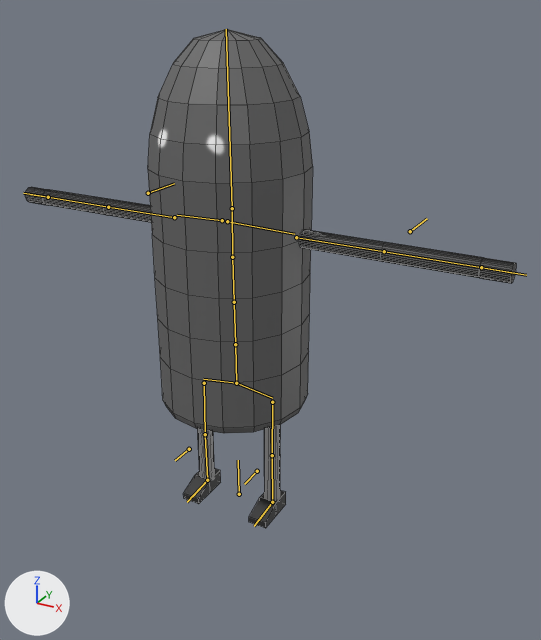
One commit to the Blender file player.blend: the scene before it, then after it.
One viewpoint serves both versions: a camera (50 mm lens) standing at (2.16, -3.47, 3.07) and looking at (0.28, -0.05, 1.36). Every picture has the same lights, and +X, +Y and +Z are marked at lower left. The bones that bend it are drawn over the model as lines. Mesh edges are drawn as thin lines on the coarser meshes.

Objects in the first picture: 'body'.
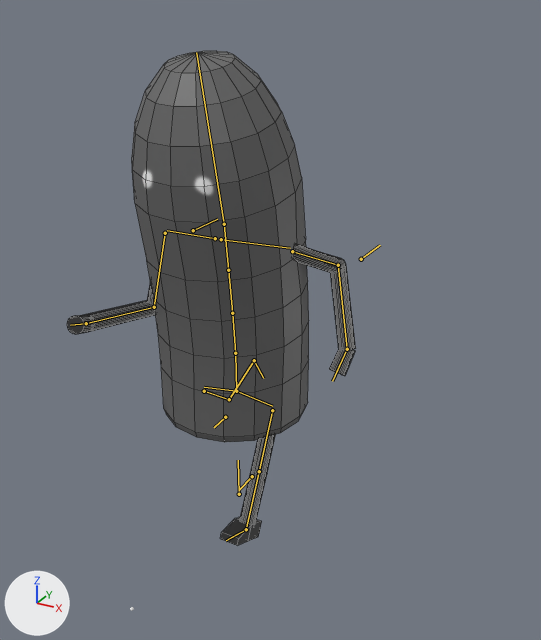
The newer file adds an action. The first version stands in its rest pose; the second is drawn at frame 0 of the action '02_run'.

Patch to the scene script:
```diff
--- a/player.blend.py
+++ b/player.blend.py
@@ bone_spine @@
 bone_spine = bpy.data.objects['armature'].pose.bones['spine']  # child of 'root'
-bone_spine.location = (0.0, 0.0, 0.0)
+bone_spine.location = (0.0, -0.058, 0.001)
@@ bone_spine_001 @@
 bone_spine_001 = bpy.data.objects['armature'].pose.bones['spine.001']  # child of 'spine'
-bone_spine_001.rotation_quaternion = (1.0, 0.0, 0.0, 0.0)  # degrees (0, 0, 0)
+bone_spine_001.rotation_quaternion = (0.998, 0.044, 0.035, -0.002)  # degrees (5, 4, 0)
@@ bone_spine_002 @@
 bone_spine_002 = bpy.data.objects['armature'].pose.bones['spine.002']  # child of 'spine.001'
-bone_spine_002.rotation_quaternion = (1.0, 0.0, 0.0, 0.0)  # degrees (0, 0, 0)
+bone_spine_002.rotation_quaternion = (1.0, 0.017, 0.0, 0.0)  # degrees (2, 0, 0)
@@ bone_spine_003 @@
 bone_spine_003 = bpy.data.objects['armature'].pose.bones['spine.003']  # child of 'spine.002'
-bone_spine_003.rotation_quaternion = (1.0, 0.0, 0.0, 0.0)  # degrees (0, 0, 0)
+bone_spine_003.rotation_quaternion = (1.0, 0.017, 0.0, 0.0)  # degrees (2, 0, 0)
@@ bone_spine_004 @@
 bone_spine_004 = bpy.data.objects['armature'].pose.bones['spine.004']  # child of 'spine.003'
-bone_spine_004.rotation_quaternion = (1.0, 0.0, 0.0, 0.0)  # degrees (0, 0, 0)
+bone_spine_004.rotation_quaternion = (0.999, 0.034, 0.0, 0.0)  # degrees (4, 0, 0)
@@ bone_forearm_l @@
 bone_forearm_l = bpy.data.objects['armature'].pose.bones['forearm.L']  # child of 'upper_arm.L'
-bone_forearm_l.rotation_quaternion = (1.0, 0.0, 0.0, 0.0)  # degrees (0, 0, 0)
+bone_forearm_l.rotation_quaternion = (0.768, 0.631, -0.009, 0.109)  # degrees (78, -9, 9)
@@ bone_forearm_r @@
 bone_forearm_r = bpy.data.objects['armature'].pose.bones['forearm.R']  # child of 'upper_arm.R'
-bone_forearm_r.rotation_quaternion = (1.0, 0.0, 0.0, 0.0)  # degrees (0, 0, 0)
+bone_forearm_r.rotation_quaternion = (0.689, 0.712, 0.012, -0.132)  # degrees (91, 12, -10)
@@ bone_elbowik_l @@
 bone_elbowik_l = bpy.data.objects['armature'].pose.bones['elbowIk.L']  # child of 'root'
-bone_elbowik_l.location = (0.0, 0.0, 0.0)
+bone_elbowik_l.location = (0.228, 0.0, -0.26)
@@ bone_handik_l @@
 bone_handik_l = bpy.data.objects['armature'].pose.bones['handIk.L']  # child of 'root'
-bone_handik_l.location = (0.0, 0.0, 0.0)
-bone_handik_l.rotation_quaternion = (1.0, 0.0, 0.0, 0.0)  # degrees (0, 0, 0)
+bone_handik_l.location = (0.709, -0.785, -0.292)
+bone_handik_l.rotation_quaternion = (0.613, 0.159, -0.178, -0.753)  # degrees (28, 1, -101)
@@ bone_elbowik_r @@
 bone_elbowik_r = bpy.data.objects['armature'].pose.bones['elbowIk.R']  # child of 'root'
-bone_elbowik_r.location = (0.0, 0.0, 0.0)
+bone_elbowik_r.location = (-0.234, 0.0, -0.329)
@@ bone_handik_r @@
 bone_handik_r = bpy.data.objects['armature'].pose.bones['handIk.R']  # child of 'root'
-bone_handik_r.location = (0.0, 0.0, 0.0)
-bone_handik_r.rotation_quaternion = (1.0, 0.0, 0.0, 0.0)  # degrees (0, 0, 0)
+bone_handik_r.location = (-0.529, -0.781, 0.575)
+bone_handik_r.rotation_quaternion = (0.315, 0.628, 0.497, 0.51)  # degrees (107, -19, 91)
@@ bone_footik_l @@
 bone_footik_l = bpy.data.objects['armature'].pose.bones['footIk.L']  # child of 'root'
-bone_footik_l.location = (0.0, 0.0, 0.0)
-bone_footik_l.rotation_quaternion = (1.0, 0.0, 0.0, 0.0)  # degrees (0, 0, 0)
+bone_footik_l.location = (-0.018, 0.335, -0.047)
+bone_footik_l.rotation_quaternion = (0.977, -0.204, -0.001, 0.07)  # degrees (-23, 2, 8)
@@ bone_footik_r @@
 bone_footik_r = bpy.data.objects['armature'].pose.bones['footIk.R']  # child of 'root'
-bone_footik_r.location = (0.0, 0.0, 0.0)
-bone_footik_r.rotation_quaternion = (1.0, 0.0, 0.0, 0.0)  # degrees (0, 0, 0)
+bone_footik_r.location = (0.181, -0.687, -0.537)
+bone_footik_r.rotation_quaternion = (0.504, 0.817, -0.004, 0.28)  # degrees (112, -27, 18)
```

Changed parts and their boxes (x1, y1, x2, y2) in the pictures (541 x 640 px):
'body', posed (41% narrower)
    before: (25, 29, 516, 528)
    after: (67, 51, 356, 546)
bone 'spine', root to tip
    before: (236, 383) to (235, 344)
    after: (236, 391) to (235, 353)
bone 'spine.001', root to tip
    before: (235, 344) to (234, 302)
    after: (235, 353) to (232, 313)
bone 'spine.002', root to tip
    before: (234, 302) to (232, 257)
    after: (232, 313) to (228, 270)
bone 'spine.003', root to tip
    before: (232, 257) to (232, 208)
    after: (228, 270) to (224, 224)
bone 'spine.004', root to tip
    before: (232, 208) to (226, 29)
    after: (224, 224) to (196, 52)
bone 'forearm.L', root to tip
    before: (384, 251) to (481, 267)
    after: (338, 265) to (347, 349)
bone 'forearm.R', root to tip
    before: (108, 207) to (48, 197)
    after: (154, 307) to (86, 323)
bone 'elbowIk.L', root to tip
    before: (410, 231) to (427, 218)
    after: (361, 259) to (380, 245)
bone 'handIk.L', root to tip
    before: (481, 267) to (526, 275)
    after: (347, 349) to (332, 381)
bone 'elbowIk.R', root to tip
    before: (148, 193) to (174, 183)
    after: (193, 230) to (217, 219)
bone 'handIk.R', root to tip
    before: (48, 197) to (23, 193)
    after: (86, 323) to (70, 325)
bone 'footIk.L', root to tip
    before: (272, 502) to (254, 526)
    after: (246, 529) to (226, 540)
bone 'footIk.R', root to tip
    before: (207, 480) to (187, 502)
    after: (254, 360) to (263, 378)
